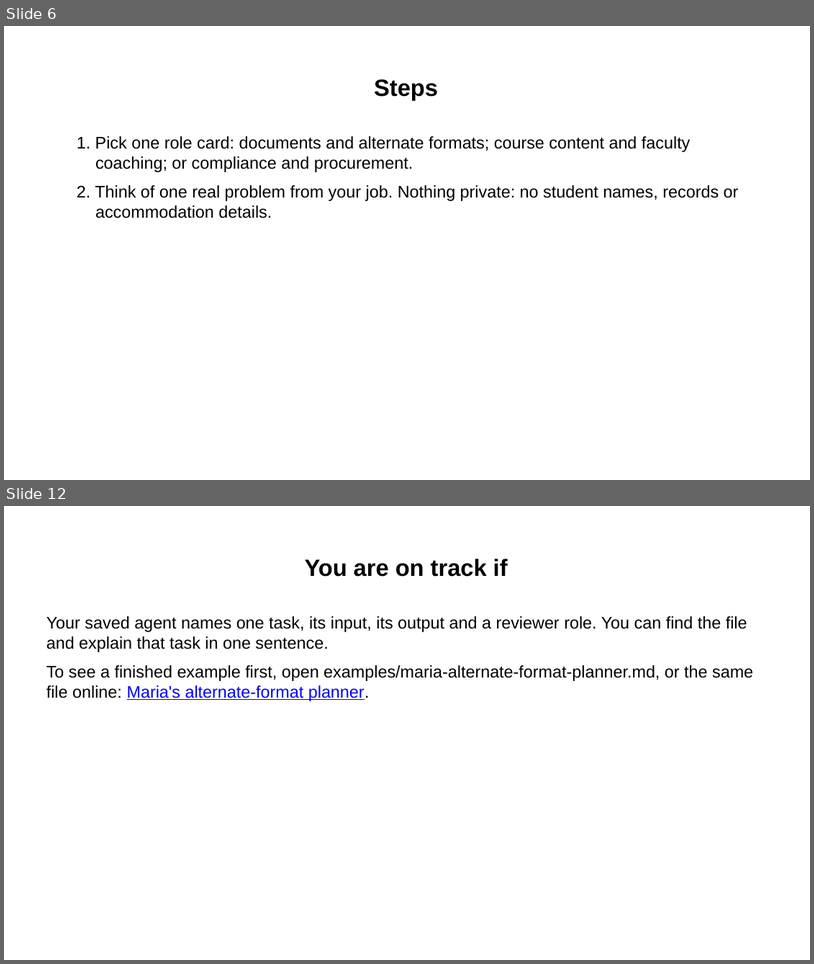
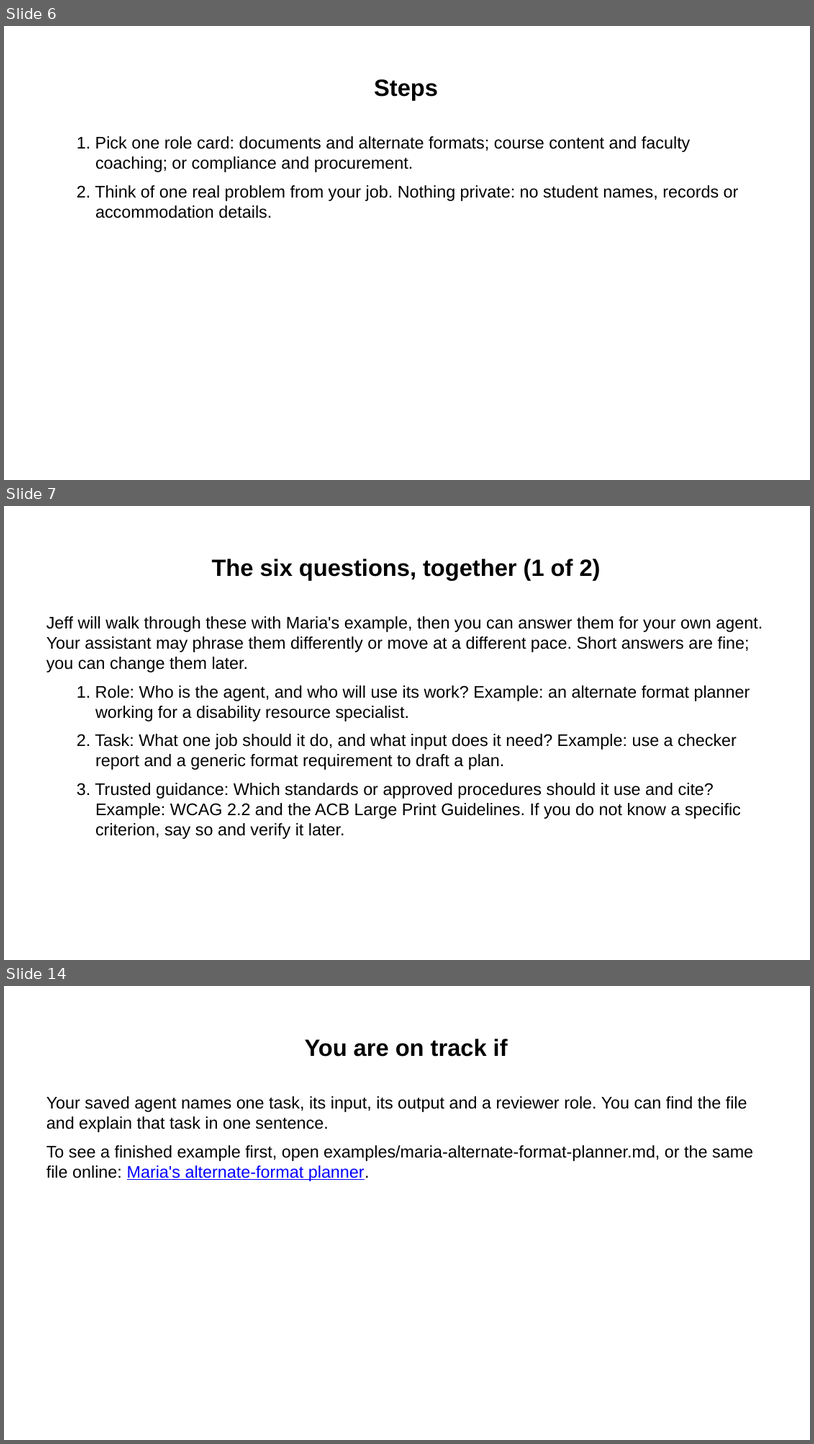
Before and after one commit to Community-Access/glow, a slide deck: docs/ahg-2026/kit/step-cards/2-design-your-agent.pptx. Shown one above the other, each under a label of ours: slides 6 and 12 before the commit, slides 6, 7 and 14 after it; the slides between them are not shown. The pictures are 814x964 and 814x1444 pixels, drawn with LibreOffice and Linux fonts; fonts in the diff are those of the drawing. Boxes give left, top, right and bottom in pixels: in the first picture for what was removed or moved away, otherwise in the second. Text is boxed around its words. In the diff, an @@ line names an element or a change of style, - is before the commit and + after.

Commit message:
Guide presenters and participants through the AHG workshop (#189)
* Add guided AHG workshop presenter and companion

* Include guided companion in workshop library

```diff
--- a/docs/ahg-2026/kit/step-cards/2-design-your-agent.pptx
+++ b/docs/ahg-2026/kit/step-cards/2-design-your-agent.pptx
@@ slide 7 added at <box>4,506,810,960</box>, background #FFFFFF @@
@@ title added at <box>212,559,601,579</box>, 28 pt, text #000000, bold @@
+The six questions, together (1 of 2)
@@ text added at <box>46,616,763,839</box>, 20 pt, text #000000 @@
+Jeff will walk through these with Maria's example, then you can answer them for your own agent. Your assistant may phrase them differently or move at a different pace. Short answers are fine; you can change them later.
+  1. Role: Who is the agent, and who will use its work? Example: an alternate format planner working for a disability resource specialist.
+  2. Task: What one job should it do, and what input does it need? Example: use a checker report and a generic format requirement to draft a plan.
+  3. Trusted guidance: Which standards or approved procedures should it use and cite? Example: WCAG 2.2 and the ACB Large Print Guidelines. If you do not know a specific criterion, say so and verify it later.
@@ what was slide 12 is now slide 14 @@
```
Also in this commit, not shown: 5 slides changed, 1 other slide added, 21 other files.
